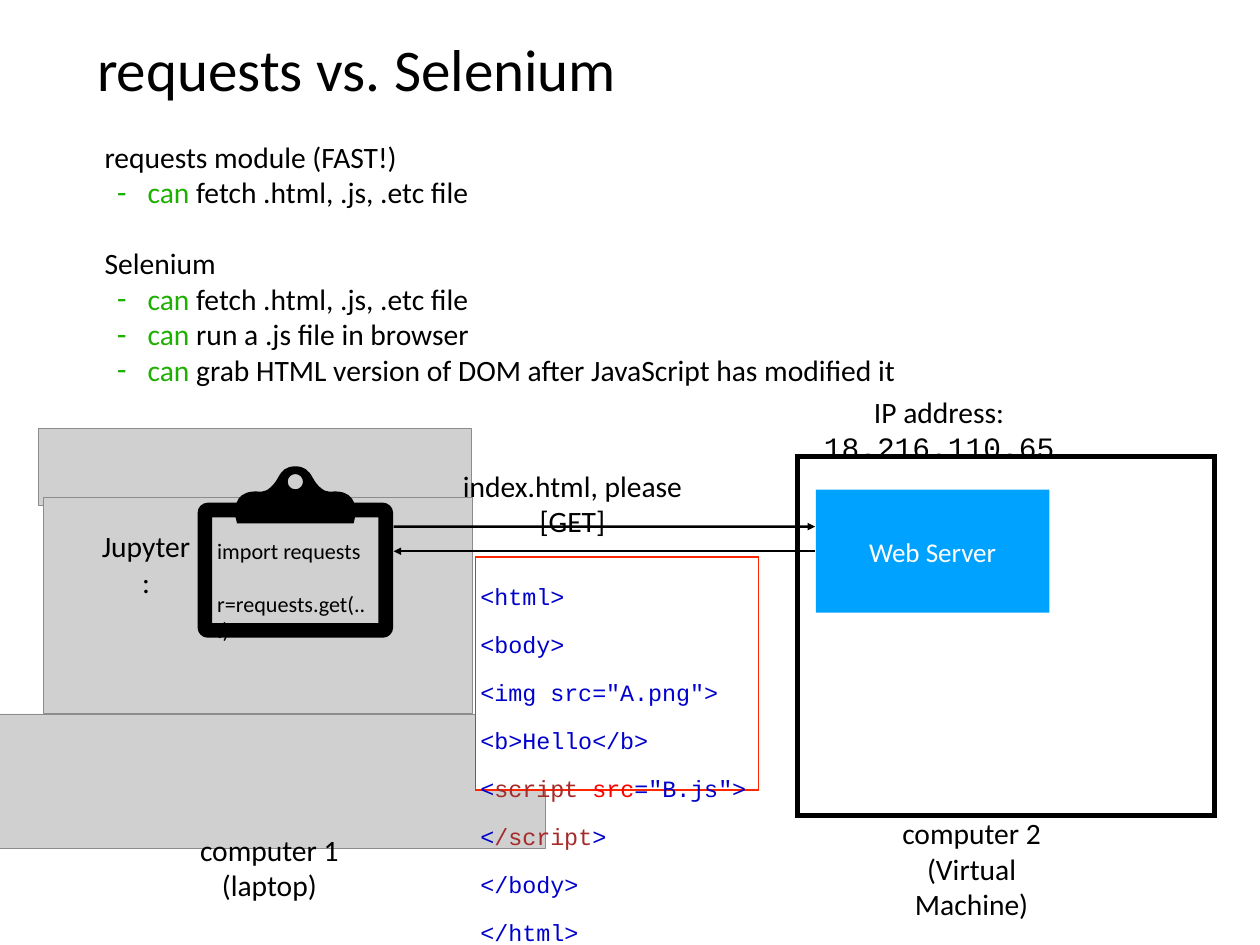
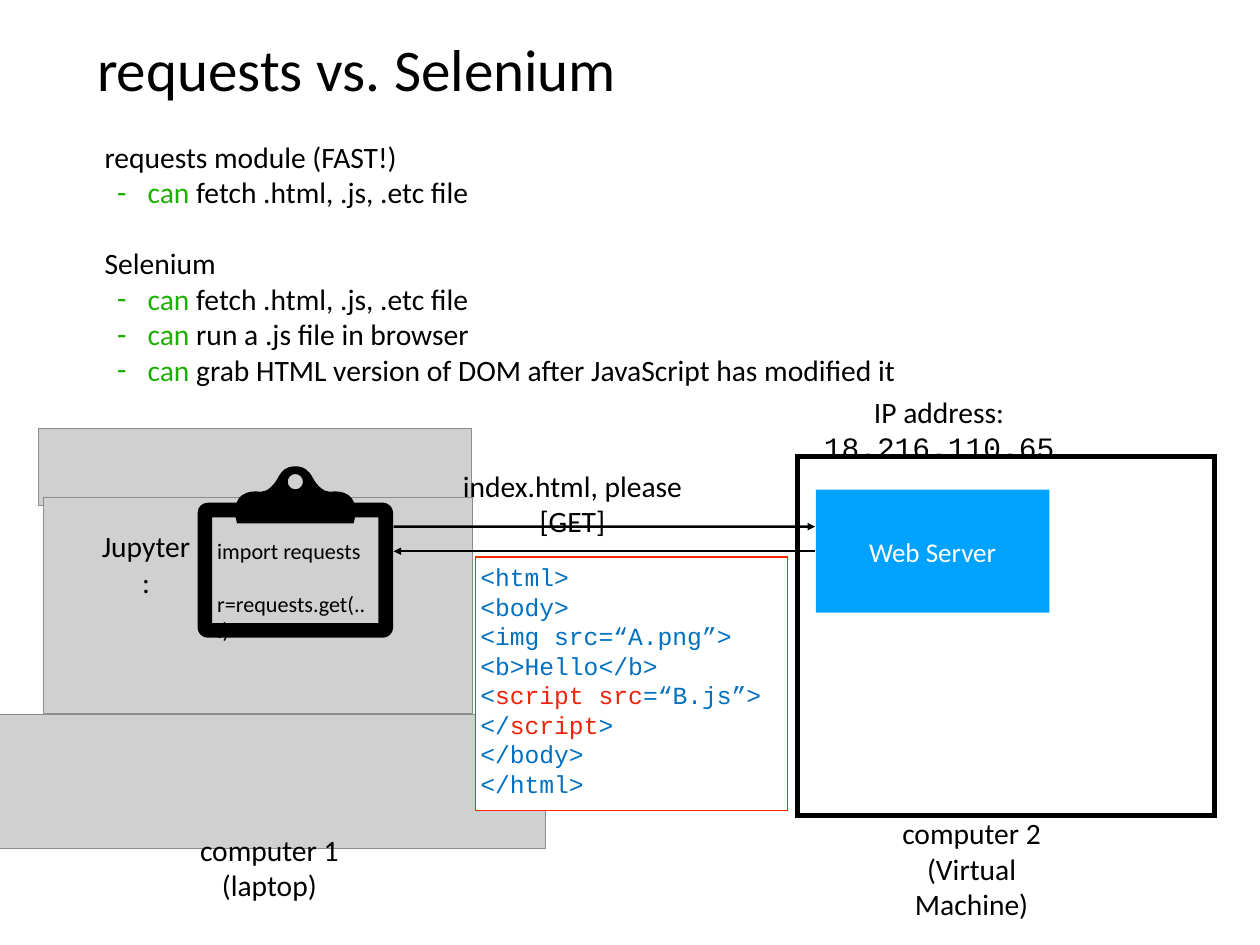
Before and after one commit to tylerharter/caraza-harter-com, a slide deck: slide 15 of tyler/meena/cs320/s23/lec/15-graphsearch2/slides.pptx. Drawn at 1260x945 pixels with LibreOffice and Linux fonts; fonts in the diff are those of the drawing; grey boxes stand for pictures. Boxes give left, top, right and bottom in pixels: in the first picture for what was removed or moved away, otherwise in the second. Text is boxed around its words. In the diff, an @@ line names an element or a change of style, - is before the commit and + after.

Commit message:
Updating selenium 1 slides

```diff
--- a/tyler/meena/cs320/s23/lec/15-graphsearch2/slides.pptx
+++ b/tyler/meena/cs320/s23/lec/15-graphsearch2/slides.pptx
@@ rectangle "<html>": place and size @@
-rectangle "<html>" at box(476, 557, 759, 790)
+rectangle "<html>" at box(476, 557, 788, 812)
@@ text in rectangle at box(480, 568, 657, 794): size 19 to 20 pt, text colour #0000CD to #0070C0 in "<html>", "<body>", "<b>Hello</b>", "</script>" and 2 more places; text colour #A52A2A to #0070C0, text colour #A52A2A to #EE230C in "</script>"; line spacing 39pt to 1 @@
@@ text in rectangle at box(480, 627, 731, 650): text changed; size 19 to 20 pt; text colour #0000CD to #0070C0 @@
-<img src="A.png">
+<img src=“A.png”>
@@ text in rectangle at box(480, 686, 762, 709): text changed; size 19 to 20 pt; text colour #0000CD to #0070C0 @@
-<script src="B.js">
+<script src=“B.js”>
```
Also in this commit, not shown: 2 other slides changed, 1 other file.
